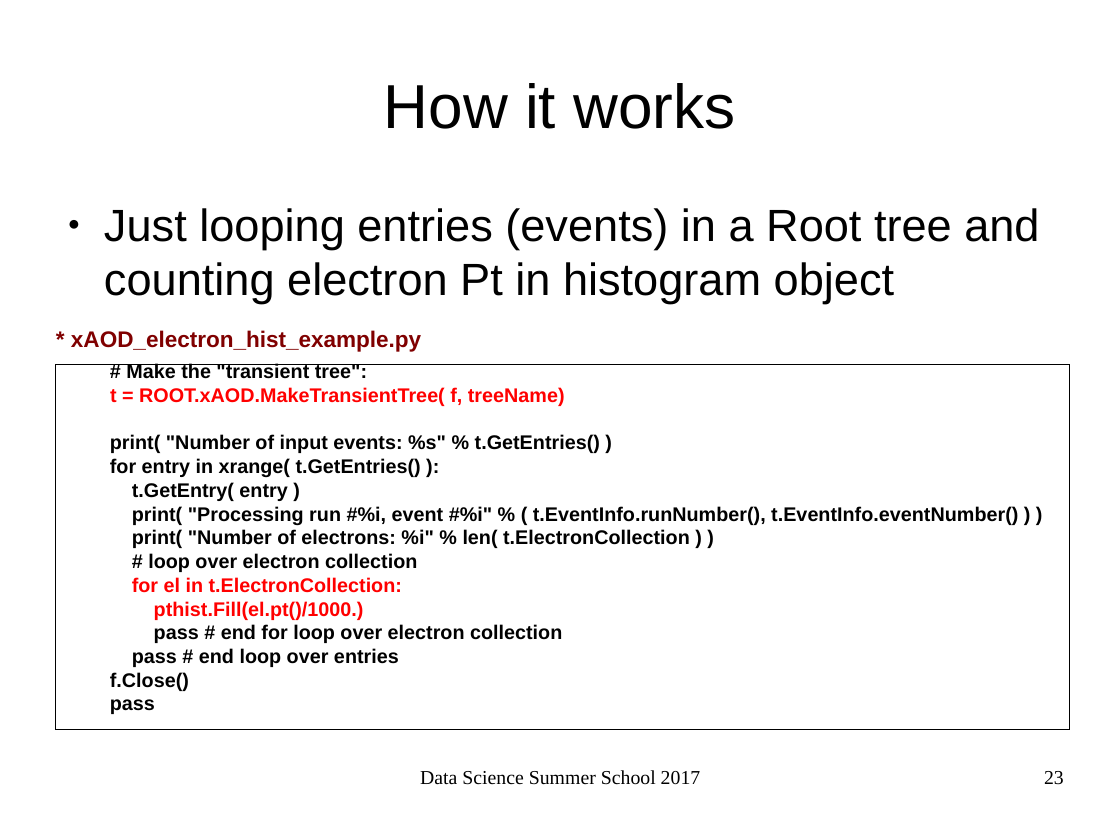
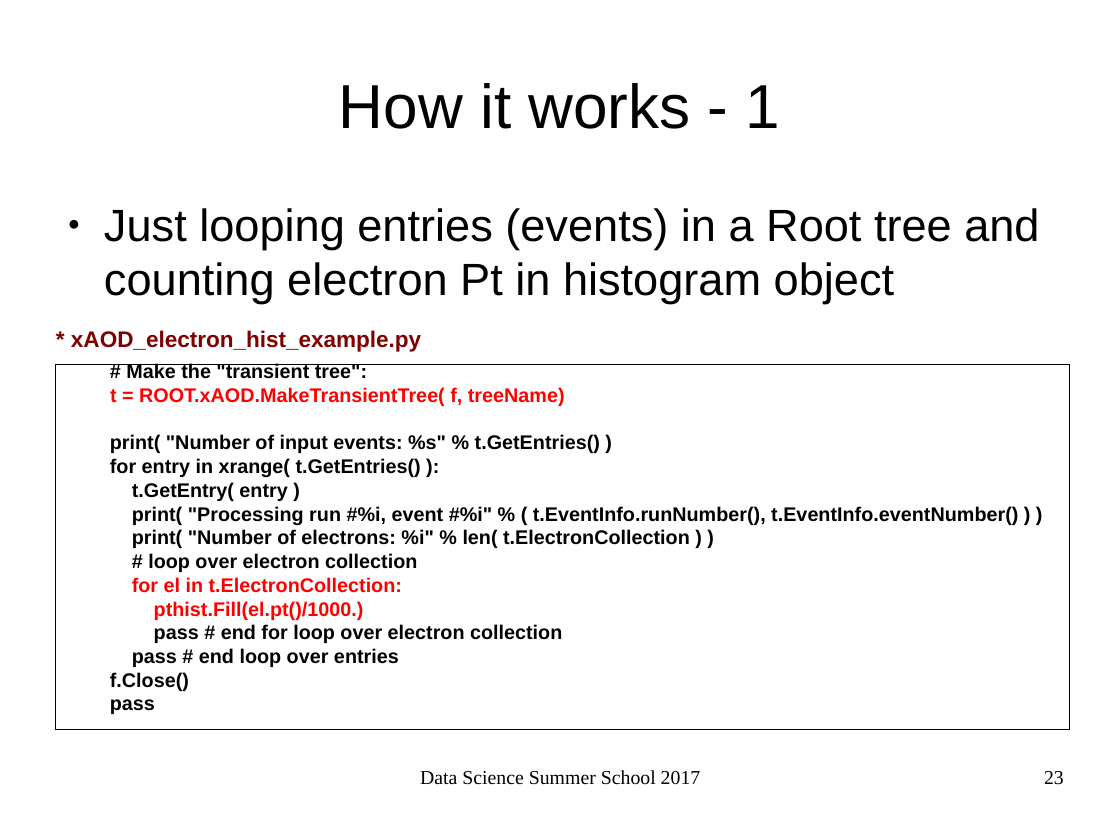
Before and after one commit to GenKawamura/DataScienceSummerSchool_ATLAS_2017, a slide deck: slide 23 of slides/hep_big_data_analysis_example_and_hands_on-2_2017.odp. Drawn at 1120x840 pixels with LibreOffice and Linux fonts; fonts in the diff are those of the drawing. Boxes give left, top, right and bottom in pixels: in the first picture for what was removed or moved away, otherwise in the second. Text is boxed around its words. In the diff, an @@ line names an element or a change of style, - is before the commit and + after.

```diff
--- a/slides/hep_big_data_analysis_example_and_hands_on-2_2017.odp
+++ b/slides/hep_big_data_analysis_example_and_hands_on-2_2017.odp
@@ title at (339,83,781,129): text changed @@
-How it works
+How it works - 1
```
Also in this commit, not shown: 1 other slide changed, 1 slide added, 3 other files.
